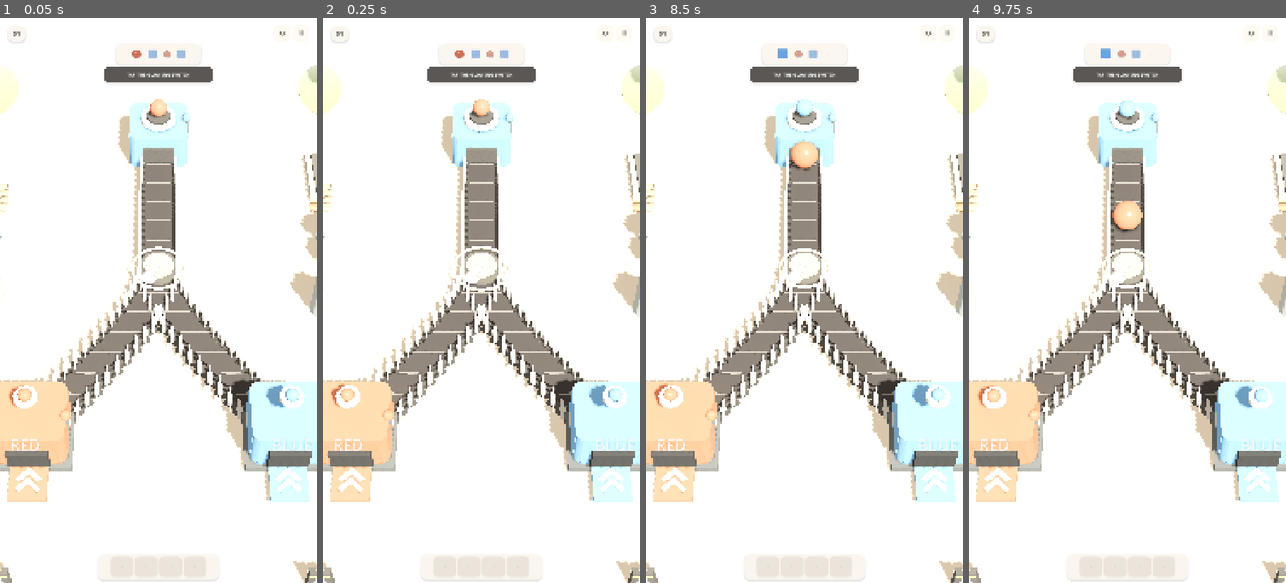
Above: before the commit, frames 1-4 (left to right).
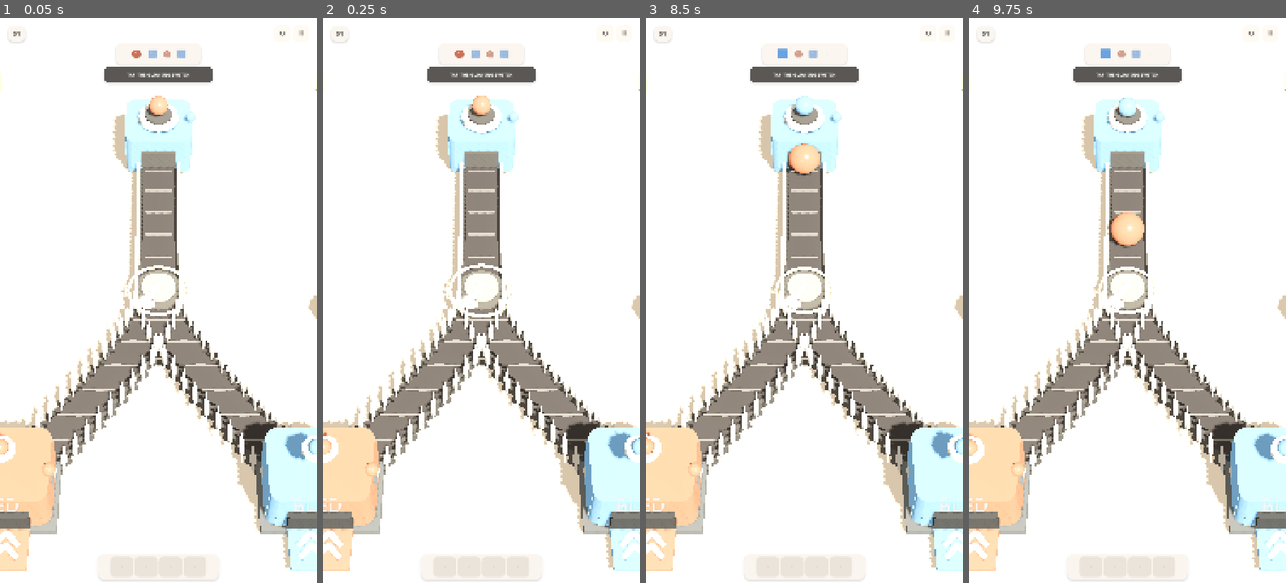
Above: after the commit, the same moments.

Repository: mocchaust64/rail_game
Game: Godot game, scene res://app/main.tscn
Same seed, same stepped clock (60 frames per second), same inputs: the game is played once before the commit and once after it.
Inputs (mouse positions are in pixels of both pictures, inside the frame that each line leads up to):
- Up to frame 1 (0.05 s): no input
- Up to frame 2 (0.25 s): no input
- Up to frame 3 (8.5 s): click "↻" at 0.5 s; click "Ⅱ" at 1.25 s; click "TEXT NORMAL" at 2 s; click "RESTART LEVEL" at 2.75 s; click "↻" at 3.5 s; click "Ⅱ" at 4.25 s; click "RESTART LEVEL" at 5 s; click "↻" at 5.75 s; click "Ⅱ" at 6.5 s; click "RESTART LEVEL" at 7.25 s; move the mouse to (874, 272) at 8.02 s; click (874, 272) at 8.17 s
- Up to frame 4 (9.75 s): move the mouse to (1064, 328) at 8.77 s; click (1064, 328) at 8.92 s; move the mouse to (1159, 176) at 9.52 s; click (1159, 176) at 9.67 s

The runs differ from the first frame. In frame 1, 22% of the frame differs, in the area x 0-100%, y 8-100%; in frame 2, 22%; in frame 3, 22%; in frame 4, 23%.

Commit message:
feat: frame camera from gameplay anchors per level

Diff:
--- a/game/level_builder.gd
+++ b/game/level_builder.gd
@@ -45,6 +45,11 @@
     # One source of truth for every edge curve. TrackVisuals draws it and
     # ItemActor samples the same path while moving.
     TrackGeometry.rebuild(nodes_by_id, positions)
+
+    # Camera framing follows only the graph, never the decorative floor/props.
+    var rig_parent := world.get_parent()
+    if rig_parent is SceneRig:
+        (rig_parent as SceneRig).frame_positions(positions)
 
     var item_pool := ItemPool.new(world, pool_size)
     VisualFactory.create_floor(world, occupied)
